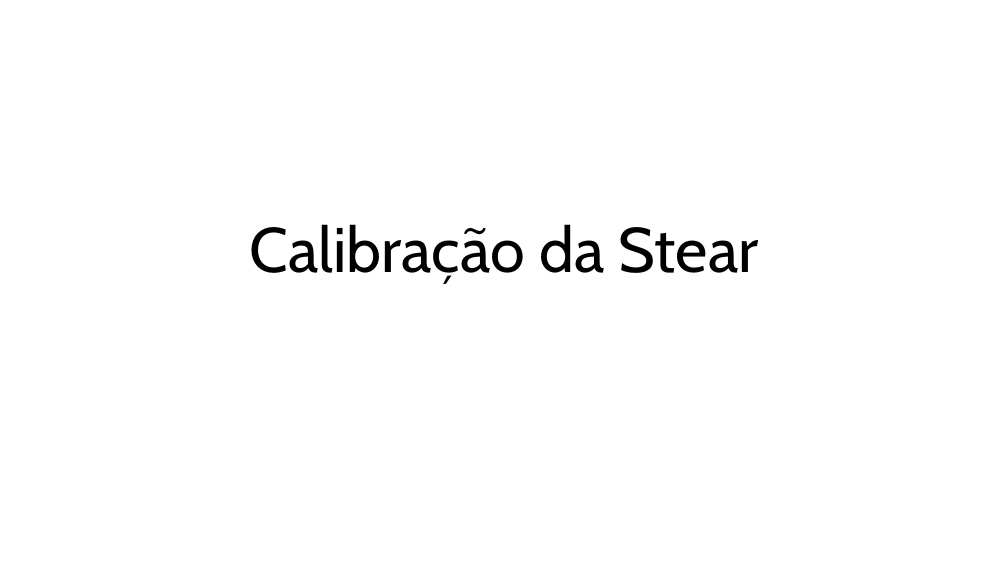
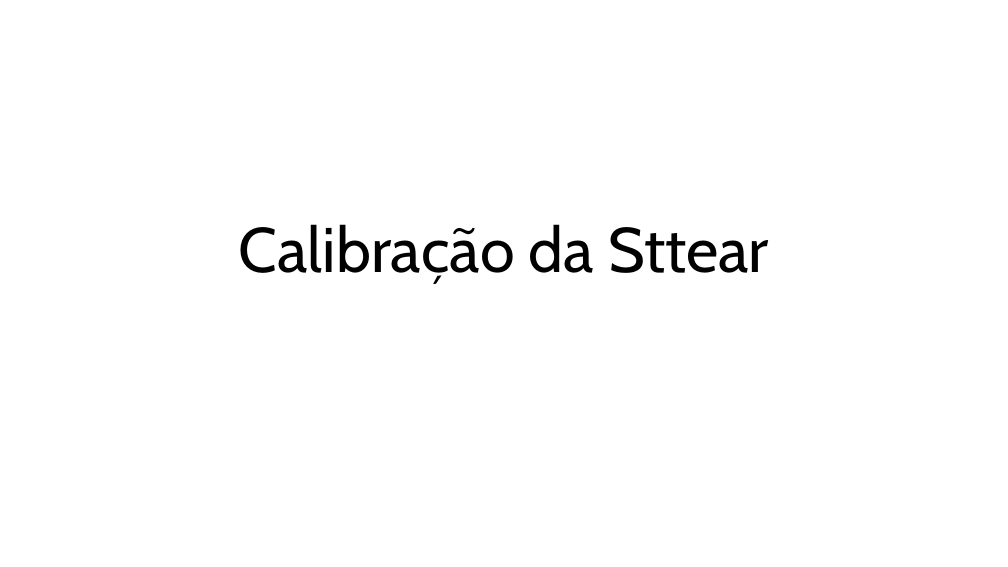
Before and after one commit to fabio-sudo/Tutorial_WPLIB, a slide deck: slide 1 of 4 - Calibração/Aula 6.pptx. Drawn at 1008x567 pixels with LibreOffice and Linux fonts; fonts in the diff are those of the drawing. Boxes give left, top, right and bottom in pixels: in the first picture for what was removed or moved away, otherwise in the second. Text is boxed around its words. In the diff, an @@ line names an element or a change of style, - is before the commit and + after.

```diff
--- a/4 - Calibração/Aula 6.pptx
+++ b/4 - Calibração/Aula 6.pptx
@@ title at [239,224,769,284]: text changed @@
-Calibração da Stear
+Calibração da Sttear
```
Also in this commit, not shown: 2 other files.
